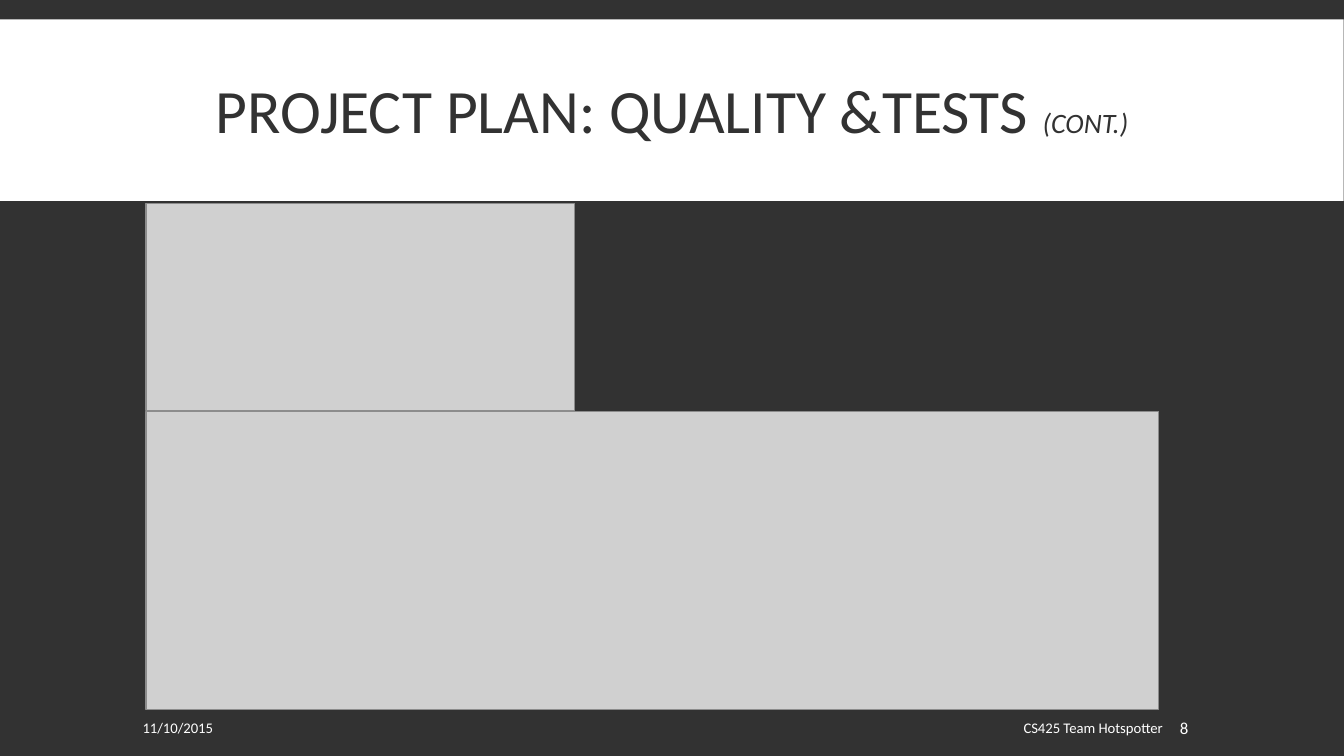
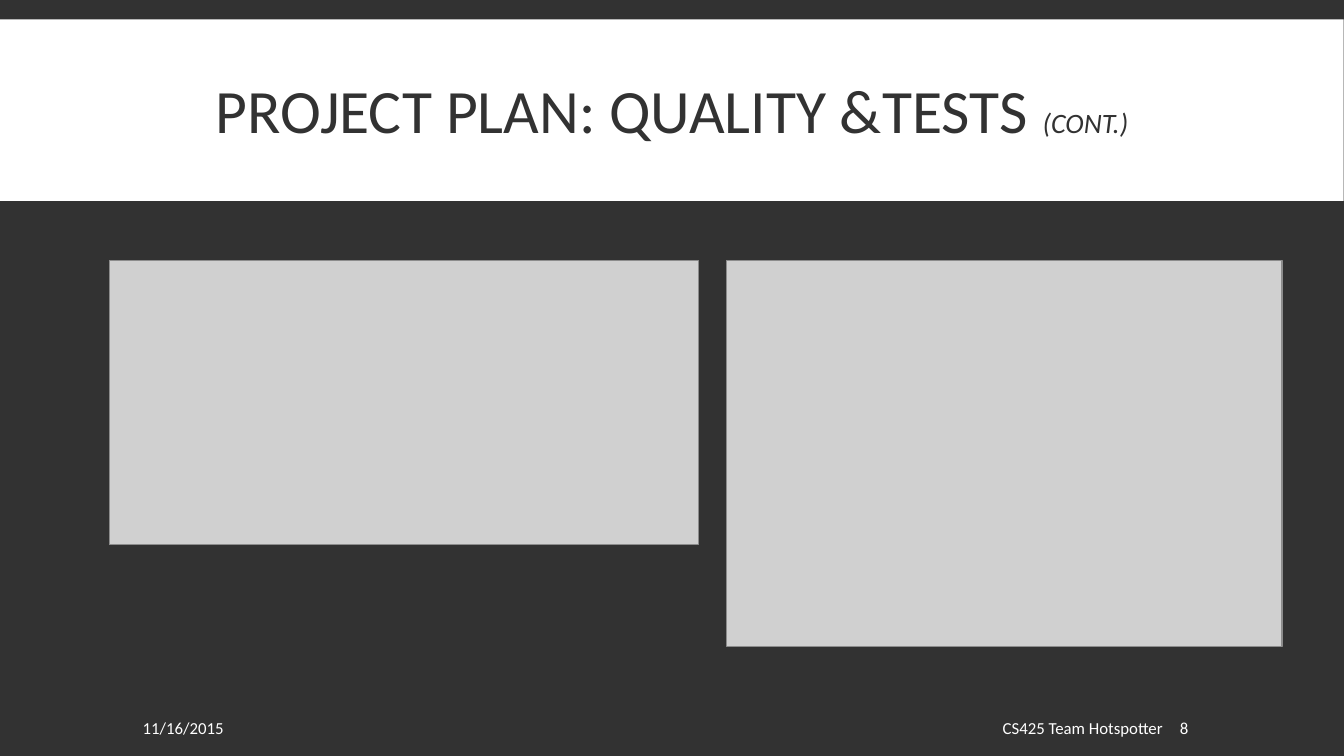
Before and after one commit to spesmit/hotspotter, a slide deck: slide 8 of Documentation/Presentations/CS425 Final Presentation.pptx. Drawn at 1344x756 pixels with LibreOffice and Linux fonts; fonts in the diff are those of the drawing; grey boxes stand for pictures. Boxes give left, top, right and bottom in pixels: in the first picture for what was removed or moved away, otherwise in the second. Text is boxed around its words. In the diff, an @@ line names an element or a change of style, - is before the commit and + after.

Commit message:
Increased font size on all footers

```diff
--- a/Documentation/Presentations/CS425 Final Presentation.pptx
+++ b/Documentation/Presentations/CS425 Final Presentation.pptx
@@ picture: place and size @@
-picture at bbox=[146, 204, 575, 410]
+picture at bbox=[109, 260, 699, 544]
@@ picture: place and size @@
-picture at bbox=[146, 411, 1158, 710]
+picture at bbox=[727, 260, 1282, 646]
@@ text "CS425 Team Hotspotter" at bbox=[1003, 723, 1163, 737]: size 10.5 to 12 pt @@
@@ text at bbox=[143, 722, 224, 735]: text changed; size 10.5 to 12 pt @@
-11/10/2015
+11/16/2015
```
Also in this commit, not shown: 13 other slides changed.
